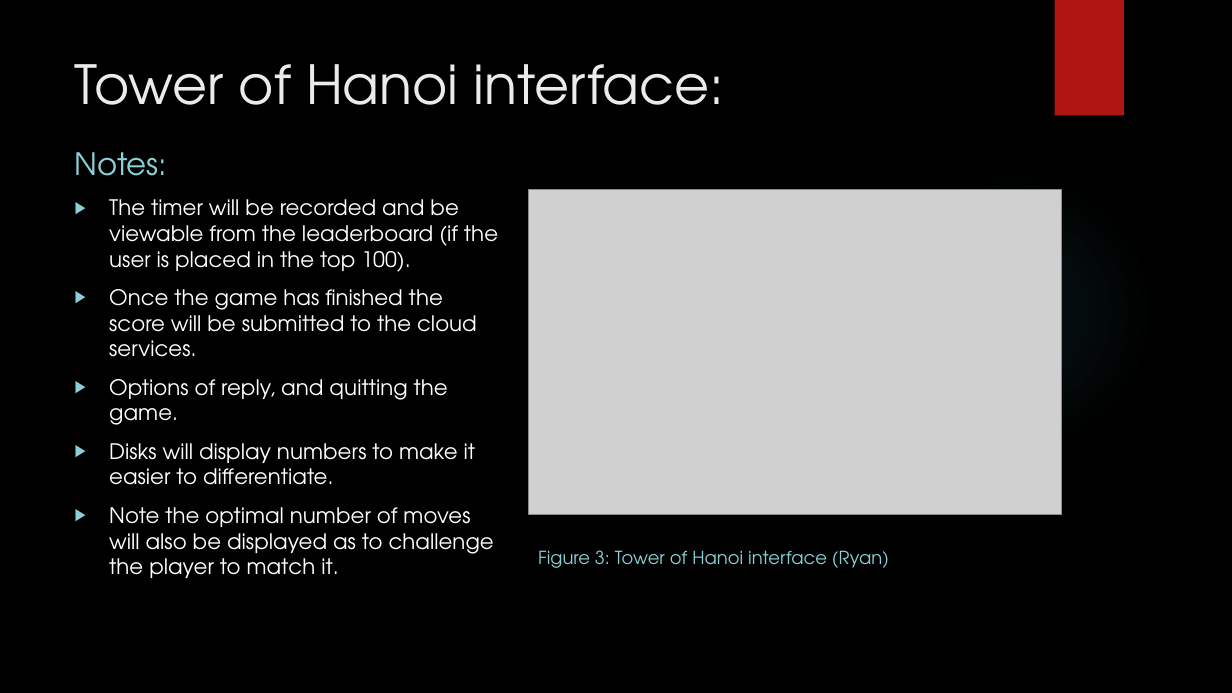
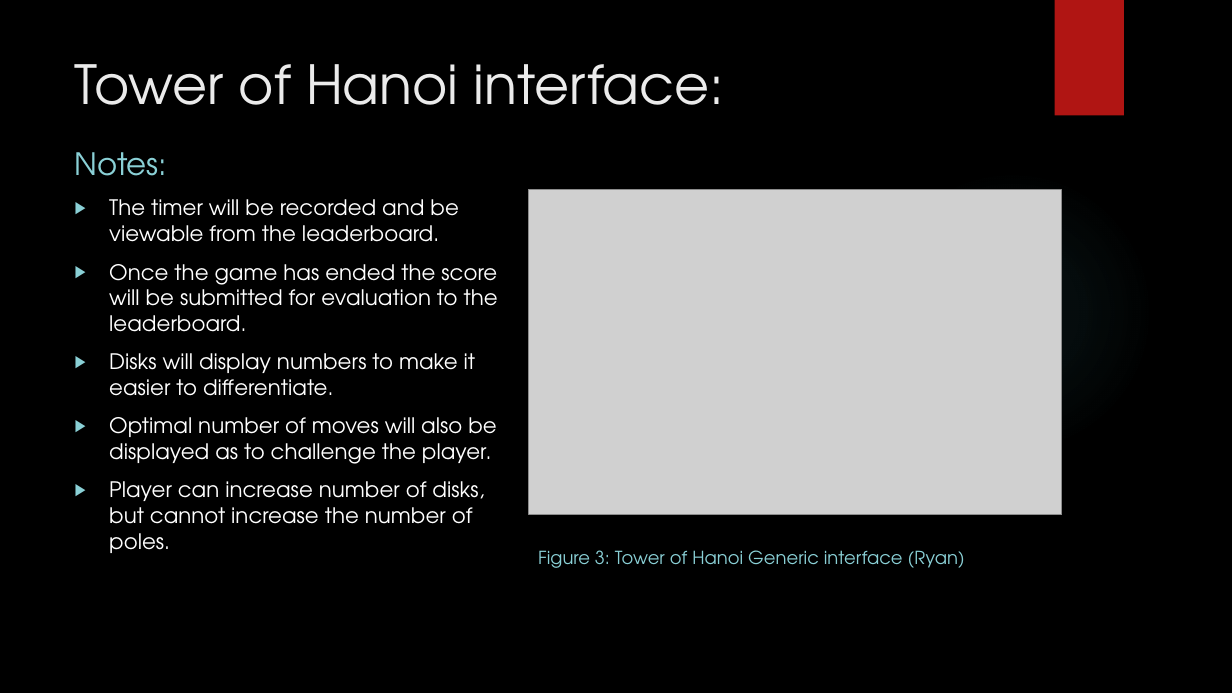
Before and after one commit to IgnitionOrk/SCaR_Arcade, a slide deck: slide 10 of SCaRArcade.pptx (slide 8 before the commit). Drawn at 1232x693 pixels with LibreOffice and Linux fonts; fonts in the diff are those of the drawing; grey boxes stand for pictures; background and template pictures are left out. Boxes give left, top, right and bottom in pixels: in the first picture for what was removed or moved away, otherwise in the second. Text is boxed around its words. In the diff, an @@ line names an element or a change of style, - is before the commit and + after.

```diff
--- a/SCaRArcade.pptx
+++ b/SCaRArcade.pptx
@@ text at bbox=[109, 199, 498, 332]: text changed @@
-▶ The timer will be recorded and be viewable from the leaderboard (if the user is placed in the top 100).
-▶ Once the game has finished the score will be submitted to the cloud services.
-▶ Options of reply, and quitting the game.
+▶ The timer will be recorded and be viewable from the leaderboard.
+▶ Once the game has ended the score will be submitted for evaluation to the leaderboard.
@@ text at bbox=[109, 417, 496, 553]: text changed @@
-▶ Note the optimal number of moves will also be displayed as to challenge the player to match it.
+▶ Optimal number of moves will also be displayed as to challenge the player.
+▶ Player can increase number of disks, but cannot increase the number of poles.
@@ text at bbox=[538, 550, 965, 568]: text changed @@
-Figure 3: Tower of Hanoi interface (Ryan)
+Figure 3: Tower of Hanoi Generic interface (Ryan)
```
Also in this commit, not shown: 6 other slides changed, 5 slides added.
